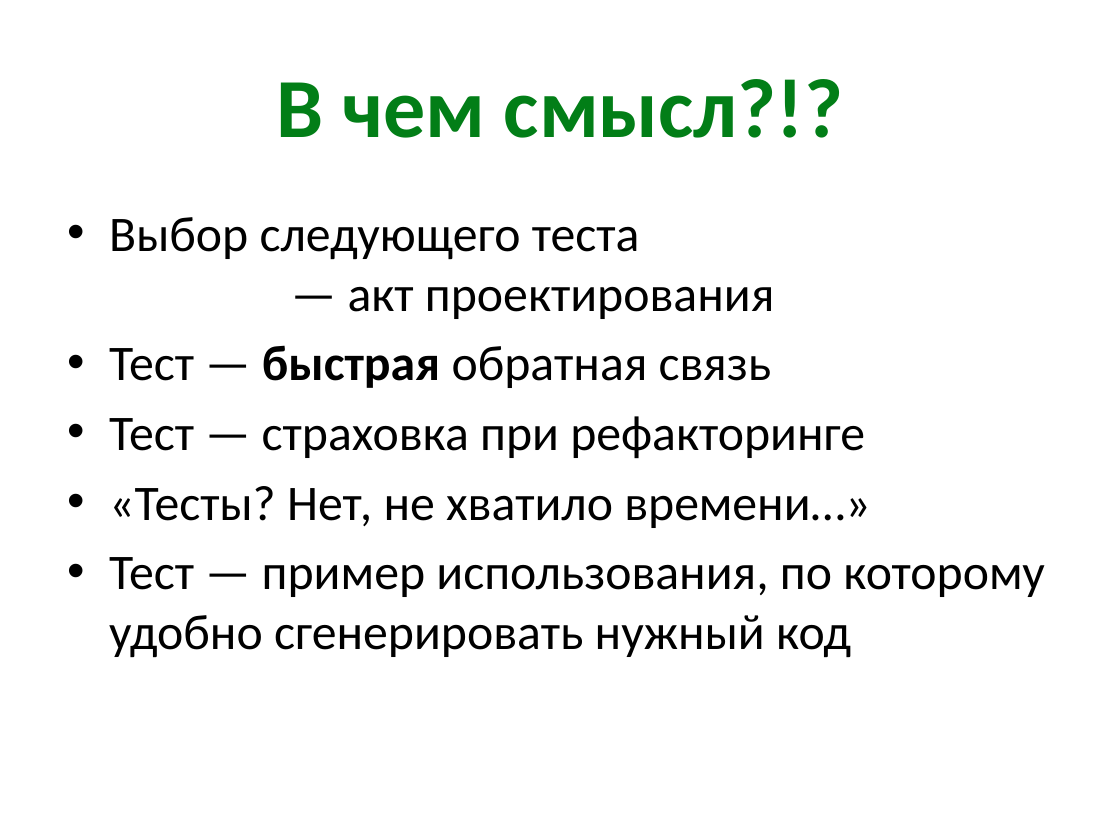
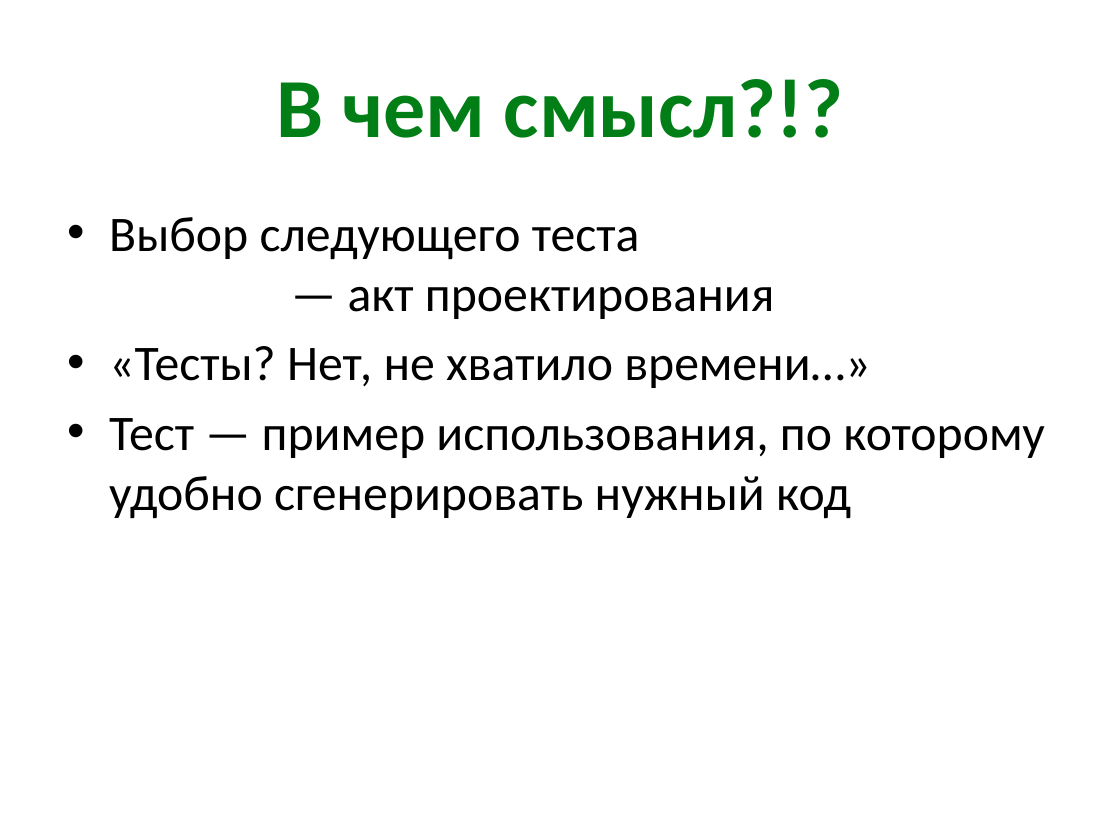
Before and after one commit to kontur-edu/intern-2014, a slide deck: slide 11 of 01-CleanCode/Testing.pptx. Drawn at 1120x840 pixels with LibreOffice and Linux fonts; fonts in the diff are those of the drawing. Boxes give left, top, right and bottom in pixels: in the first picture for what was removed or moved away, otherwise in the second. Text is boxed around its words. In the diff, an @@ line names an element or a change of style, - is before the commit and + after.

```diff
--- a/01-CleanCode/Testing.pptx
+++ b/01-CleanCode/Testing.pptx
@@ text at box(109, 345, 865, 459): paragraphs removed @@
-• Тест — быстрая обратная связь
-• Тест — страховка при рефакторинге
```
Also in this commit, not shown: 2 other slides changed, 1 slide removed, 3 other files.
